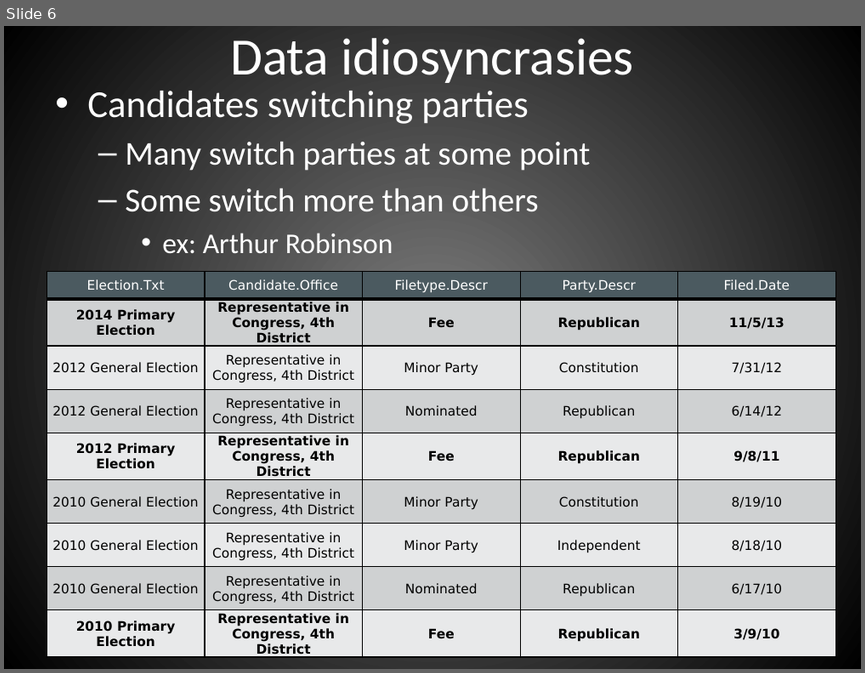
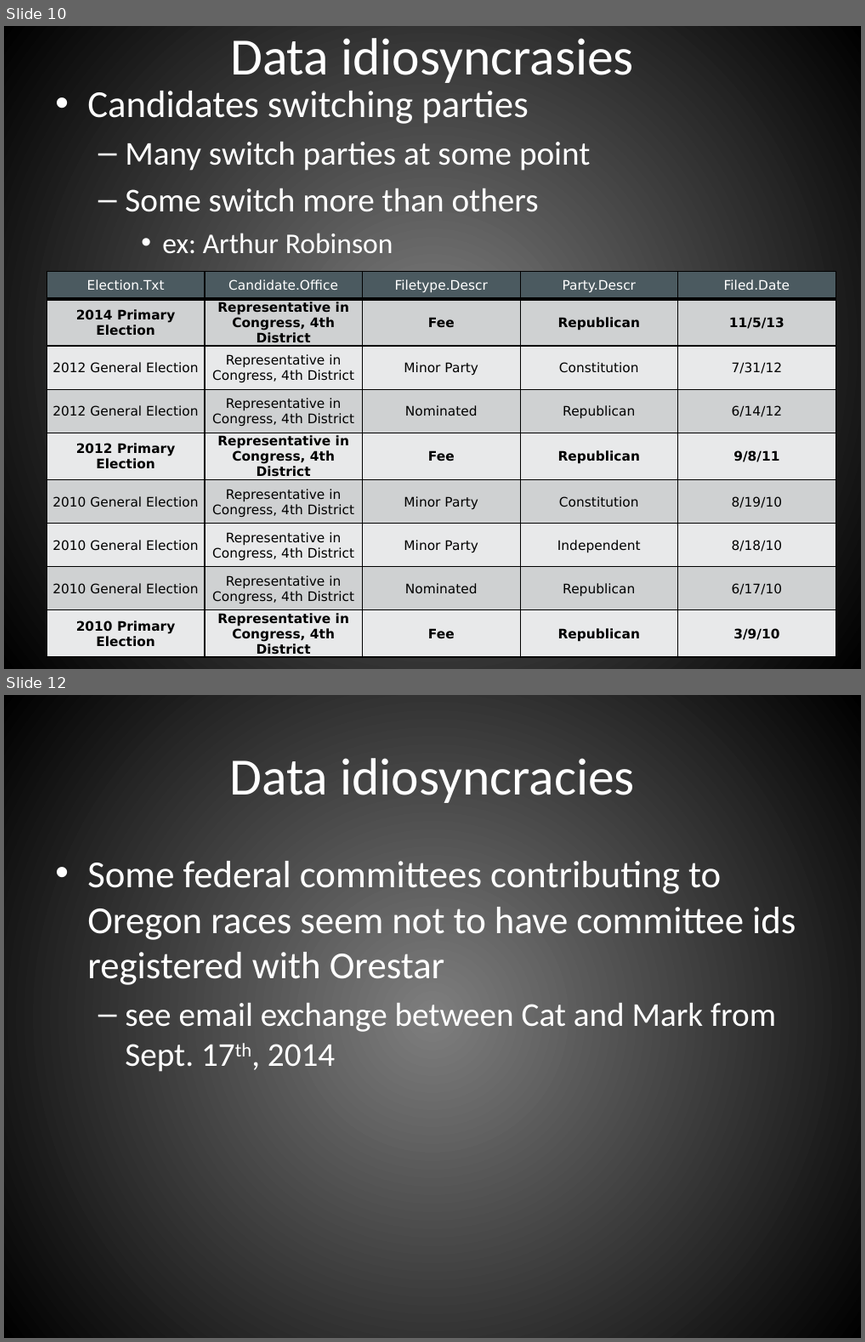
Before and after one commit to hackoregon/btc-backend, a slide deck: infrastructure.pptx. Shown one above the other, each under a label of ours: slide 6 before the commit, slides 10 and 12 after it; the slides between them are not shown. The pictures are 865x673 and 865x1342 pixels, drawn with LibreOffice and Linux fonts; fonts in the diff are those of the drawing. Boxes give left, top, right and bottom in pixels: in the first picture for what was removed or moved away, otherwise in the second. Text is boxed around its words. In the diff, an @@ line names an element or a change of style, - is before the commit and + after.

Commit message:
v3.0 new infrastructure
Facilitates automatic scraping and import as well as easy addition of
new data in bulk

```diff
--- a/infrastructure.pptx
+++ b/infrastructure.pptx
@@ slide 12 added at (4, 695, 861, 1338), background gradient #7F7F7F to #000000 @@
@@ title added at (229, 758, 635, 803), 44 pt, text #FFFFFF @@
+Data idiosyncracies
@@ text added at (87, 861, 795, 1072), 32 pt, text #FFFFFF @@
+• Some federal committees contributing to Oregon races seem not to have committee ids registered with Orestar
+  – see email exchange between Cat and Mark from Sept. 17th, 2014
@@ what was slide 6 is now slide 10 @@
```
Also in this commit, not shown: 3 slides changed, 3 other slides added, 29 other files.
